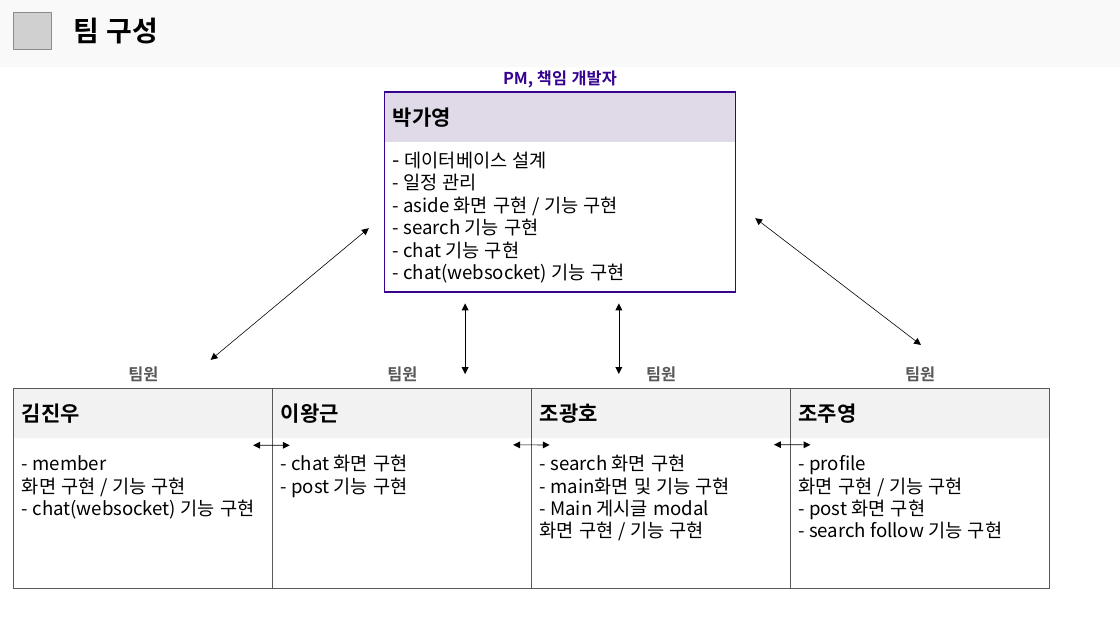
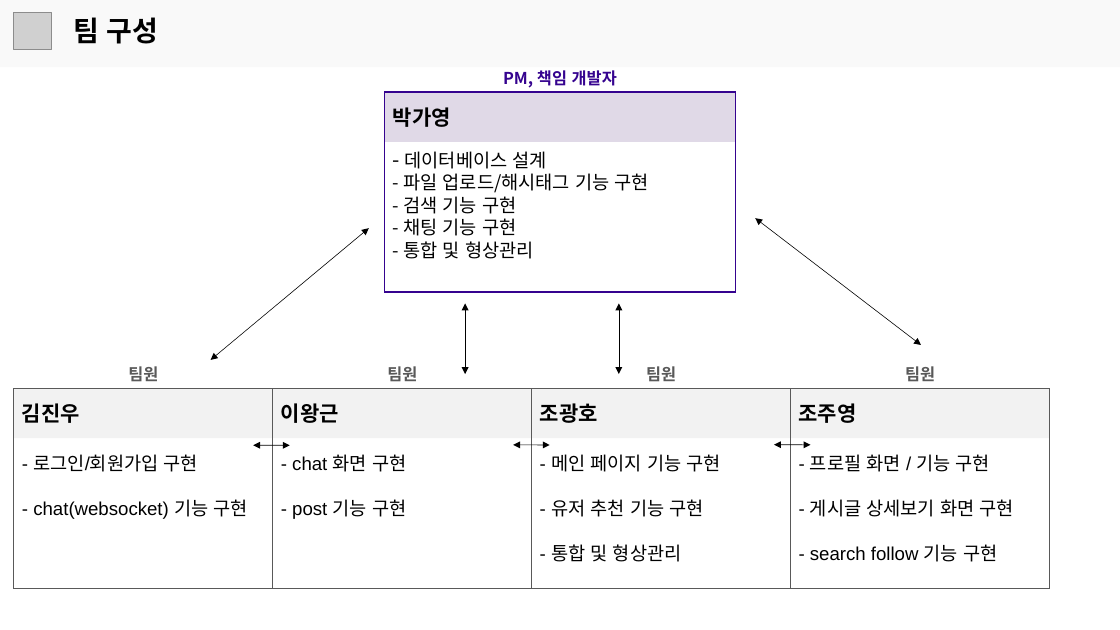
Before and after one commit to JGwanghou/Photostagram_, a slide deck: slide 5 of 프로젝트 발표 보고서.pptx. Drawn at 1120x630 pixels with LibreOffice and Linux fonts; fonts in the diff are those of the drawing; grey boxes stand for pictures. Boxes give left, top, right and bottom in pixels: in the first picture for what was removed or moved away, otherwise in the second. Text is boxed around its words. In the diff, an @@ line names an element or a change of style, - is before the commit and + after.

```diff
--- a/프로젝트 발표 보고서.pptx
+++ b/프로젝트 발표 보고서.pptx
@@ text at box(403, 173, 649, 259): text changed @@
-- 일정 관리
-- aside 화면 구현 / 기능 구현
-- search 기능 구현
-- chat 기능 구현
-- chat(websocket) 기능 구현
+- 파일 업로드/해시태그 기능 구현
+- 검색 기능 구현
+- 채팅 기능 구현
+- 통합 및 형상관리
@@ text "- chat 화면 구현" at box(292, 454, 406, 519): font Noto Sans CJK KR to Arial @@
@@ text at box(33, 454, 198, 472): text changed; font Noto Sans CJK KR to Arial @@
-- member
-화면 구현 / 기능 구현
+- 로그인/회원가입 구현
@@ text at box(551, 454, 721, 562): text changed; font Noto Sans CJK KR to Arial @@
-- search 화면 구현
-- main화면 및 기능 구현
-- Main 게시글 modal
-화면 구현 / 기능 구현
+- 메인 페이지 기능 구현
+- 유저 추천 기능 구현
+- 통합 및 형상관리
@@ text at box(810, 454, 1014, 517): text changed; font Noto Sans CJK KR to Arial @@
-- profile
-화면 구현 / 기능 구현
-- post 화면 구현
+- 프로필 화면 / 기능 구현
+- 게시글 상세보기 화면 구현
@@ text at box(33, 499, 248, 519): font Noto Sans CJK KR to Arial in "- chat(websocket) 기능 구현" @@
@@ text at box(810, 544, 997, 562): font Noto Sans CJK KR to Arial in "- search follow 기능 구현" @@
```
Also in this commit, not shown: 5 other slides changed, 5 slides added.
